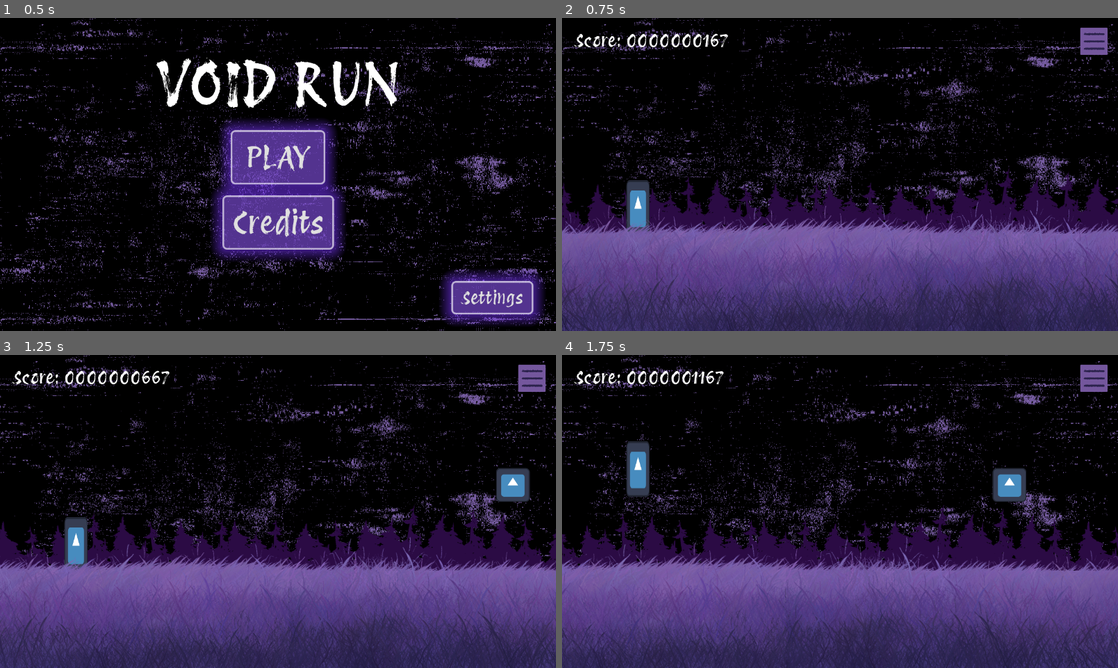
Above: before the commit, frames 1-4 (two rows, left to right).
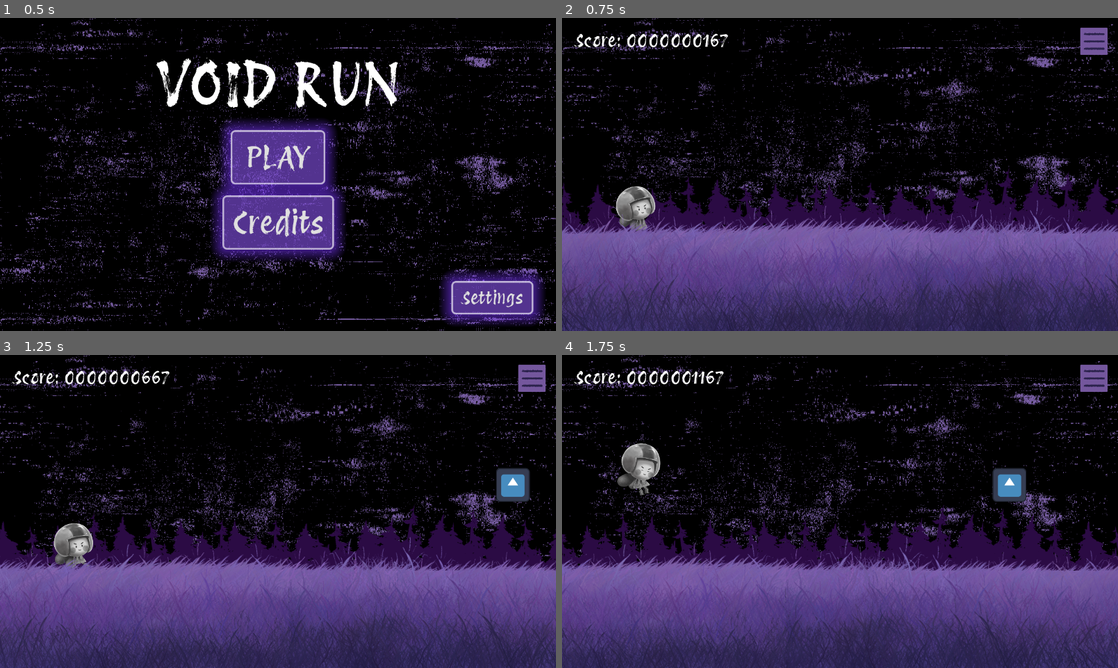
Above: after the commit, the same moments.

Repository: KeyraWebb/mobile-game-small-2025
Game: Godot game, scene res://Scenes/main_menu.tscn
Two runs of this game, one before a commit and one after it. Both use one fixed random seed, a clock stepped at 60 frames per second and the inputs below. The engine's default icon, where the game draws it, is replaced by a stand-in: a white triangle on a blue panel in a dark square.
Inputs (mouse positions are in pixels of both pictures, inside the frame that each line leads up to):
- Up to frame 1 (0.5 s): no input
- Up to frame 2 (0.75 s): click "PLAY" at 0.5 s
- Up to frame 3 (1.25 s): no input
- Up to frame 4 (1.75 s): move the mouse to (962, 495) at 1.27 s; hold W (Up) from 1.28 s (still down)

Frame 1 is identical in both runs. In frame 2, 0.8% of the frame differs, in the area x 9-17%, y 51-69%; in frame 3, 0.9%; in frame 4, 1.0%, in the area x 9-18%, y 27-46%.

Commit message:
feat(player): add animated sprites for player

Diff:
--- a/infinite-runner/Scenes/Objects/player.tscn
+++ b/infinite-runner/Scenes/Objects/player.tscn
@@ -1,12 +1,459 @@
-[gd_scene load_steps=5 format=3 uid="uid://bsdpfv0ogayj8"]
+[gd_scene load_steps=68 format=3 uid="uid://bsdpfv0ogayj8"]
 
 [ext_resource type="Script" uid="uid://dh1d8e54ta4pw" path="res://Scripts/player.gd" id="1_d51wf"]
-[ext_resource type="Texture2D" uid="uid://di76lu3eh2sl1" path="res://icon.svg" id="2_ophkl"]
 [ext_resource type="Script" uid="uid://bgiohf7bllssx" path="res://Scripts/camera.gd" id="2_p8o7k"]
+[ext_resource type="Texture2D" uid="uid://oowixihto302" path="res://Assets/Images/Player/Jump_helmetgirl.png" id="4_xbekk"]
+[ext_resource type="Texture2D" uid="uid://b6o7884n5ky2i" path="res://Assets/Images/Player/Walk_helmetgirl.png" id="5_5uqce"]
+
+[sub_resource type="AtlasTexture" id="AtlasTexture_h6i5h"]
+atlas = ExtResource("4_xbekk")
+region = Rect2(2080, 1647, 520, 549)
+
+[sub_resource type="AtlasTexture" id="AtlasTexture_y42te"]
+atlas = ExtResource("4_xbekk")
+region = Rect2(1560, 1647, 520, 549)
+
+[sub_resource type="AtlasTexture" id="AtlasTexture_2i876"]
+atlas = ExtResource("4_xbekk")
+region = Rect2(1040, 1647, 520, 549)
+
+[sub_resource type="AtlasTexture" id="AtlasTexture_jvxap"]
+atlas = ExtResource("4_xbekk")
+region = Rect2(520, 1647, 520, 549)
+
+[sub_resource type="AtlasTexture" id="AtlasTexture_0b04c"]
+atlas = ExtResource("4_xbekk")
+region = Rect2(0, 1647, 520, 549)
+
+[sub_resource type="AtlasTexture" id="AtlasTexture_6odyb"]
+atlas = ExtResource("4_xbekk")
+region = Rect2(0, 1647, 520, 549)
+
+[sub_resource type="AtlasTexture" id="AtlasTexture_1mxid"]
+atlas = ExtResource("4_xbekk")
+region = Rect2(520, 1647, 520, 549)
+
+[sub_resource type="AtlasTexture" id="AtlasTexture_h2jbs"]
+atlas = ExtResource("4_xbekk")
+region = Rect2(1040, 1647, 520, 549)
+
+[sub_resource type="AtlasTexture" id="AtlasTexture_ea56u"]
+atlas = ExtResource("4_xbekk")
+region = Rect2(1560, 1647, 520, 549)
+
+[sub_resource type="AtlasTexture" id="AtlasTexture_8ietw"]
+atlas = ExtResource("4_xbekk")
+region = Rect2(2080, 1647, 520, 549)
+
+[sub_resource type="AtlasTexture" id="AtlasTexture_5rt57"]
+atlas = ExtResource("4_xbekk")
+region = Rect2(0, 0, 520, 549)
+
+[sub_resource type="AtlasTexture" id="AtlasTexture_u2cyj"]
+atlas = ExtResource("4_xbekk")
+region = Rect2(520, 0, 520, 549)
+
+[sub_resource type="AtlasTexture" id="AtlasTexture_ymo74"]
+atlas = ExtResource("4_xbekk")
+region = Rect2(1040, 0, 520, 549)
+
+[sub_resource type="AtlasTexture" id="AtlasTexture_bp0mo"]
+atlas = ExtResource("4_xbekk")
+region = Rect2(1560, 0, 520, 549)
+
+[sub_resource type="AtlasTexture" id="AtlasTexture_uaqrc"]
+atlas = ExtResource("4_xbekk")
+region = Rect2(2080, 0, 520, 549)
+
+[sub_resource type="AtlasTexture" id="AtlasTexture_lq1qi"]
+atlas = ExtResource("4_xbekk")
+region = Rect2(0, 549, 520, 549)
+
+[sub_resource type="AtlasTexture" id="AtlasTexture_27tnr"]
+atlas = ExtResource("4_xbekk")
+region = Rect2(520, 549, 520, 549)
+
+[sub_resource type="AtlasTexture" id="AtlasTexture_3274e"]
+atlas = ExtResource("4_xbekk")
+region = Rect2(1040, 549, 520, 549)
+
+[sub_resource type="AtlasTexture" id="AtlasTexture_v7n4v"]
+atlas = ExtResource("4_xbekk")
+region = Rect2(1560, 549, 520, 549)
+
+[sub_resource type="AtlasTexture" id="AtlasTexture_glqjn"]
+atlas = ExtResource("4_xbekk")
+region = Rect2(2080, 549, 520, 549)
+
+[sub_resource type="AtlasTexture" id="AtlasTexture_4l8dh"]
+atlas = ExtResource("4_xbekk")
+region = Rect2(0, 1098, 520, 549)
+
+[sub_resource type="AtlasTexture" id="AtlasTexture_oxae2"]
+atlas = ExtResource("4_xbekk")
+region = Rect2(520, 1098, 520, 549)
+
+[sub_resource type="AtlasTexture" id="AtlasTexture_wc14k"]
+atlas = ExtResource("4_xbekk")
+region = Rect2(1040, 1098, 520, 549)
+
+[sub_resource type="AtlasTexture" id="AtlasTexture_6v78c"]
+atlas = ExtResource("4_xbekk")
+region = Rect2(1560, 1098, 520, 549)
+
+[sub_resource type="AtlasTexture" id="AtlasTexture_03qow"]
+atlas = ExtResource("4_xbekk")
+region = Rect2(2080, 1098, 520, 549)
+
+[sub_resource type="AtlasTexture" id="AtlasTexture_mytd1"]
+atlas = ExtResource("4_xbekk")
+region = Rect2(0, 1647, 520, 549)
+
+[sub_resource type="AtlasTexture" id="AtlasTexture_kkk37"]
+atlas = ExtResource("4_xbekk")
+region = Rect2(520, 1647, 520, 549)
+
+[sub_resource type="AtlasTexture" id="AtlasTexture_gra3g"]
+atlas = ExtResource("4_xbekk")
+region = Rect2(1040, 1647, 520, 549)
+
+[sub_resource type="AtlasTexture" id="AtlasTexture_0ykjt"]
+atlas = ExtResource("4_xbekk")
+region = Rect2(1560, 1647, 520, 549)
+
+[sub_resource type="AtlasTexture" id="AtlasTexture_34odq"]
+atlas = ExtResource("4_xbekk")
+region = Rect2(2080, 1647, 520, 549)
+
+[sub_resource type="AtlasTexture" id="AtlasTexture_kgbis"]
+atlas = ExtResource("5_5uqce")
+region = Rect2(0, 0, 520, 549)
+
+[sub_resource type="AtlasTexture" id="AtlasTexture_g4fta"]
+atlas = ExtResource("5_5uqce")
+region = Rect2(520, 0, 520, 549)
+
+[sub_resource type="AtlasTexture" id="AtlasTexture_rn5df"]
+atlas = ExtResource("5_5uqce")
+region = Rect2(1040, 0, 520, 549)
+
+[sub_resource type="AtlasTexture" id="AtlasTexture_1bkec"]
+atlas = ExtResource("5_5uqce")
+region = Rect2(1560, 0, 520, 549)
+
+[sub_resource type="AtlasTexture" id="AtlasTexture_tvp2y"]
+atlas = ExtResource("5_5uqce")
+region = Rect2(2080, 0, 520, 549)
+
+[sub_resource type="AtlasTexture" id="AtlasTexture_swcju"]
+atlas = ExtResource("5_5uqce")
+region = Rect2(0, 549, 520, 549)
+
+[sub_resource type="AtlasTexture" id="AtlasTexture_bjk7v"]
+atlas = ExtResource("5_5uqce")
+region = Rect2(520, 549, 520, 549)
+
+[sub_resource type="AtlasTexture" id="AtlasTexture_ywefo"]
+atlas = ExtResource("5_5uqce")
+region = Rect2(1040, 549, 520, 549)
+
+[sub_resource type="AtlasTexture" id="AtlasTexture_wanxr"]
+atlas = ExtResource("5_5uqce")
+region = Rect2(1560, 549, 520, 549)
+
+[sub_resource type="AtlasTexture" id="AtlasTexture_f816i"]
+atlas = ExtResource("5_5uqce")
+region = Rect2(2080, 549, 520, 549)
+
+[sub_resource type="AtlasTexture" id="AtlasTexture_3uhll"]
+atlas = ExtResource("5_5uqce")
+region = Rect2(0, 1098, 520, 549)
+
+[sub_resource type="AtlasTexture" id="AtlasTexture_curc8"]
+atlas = ExtResource("5_5uqce")
+region = Rect2(520, 1098, 520, 549)
+
+[sub_resource type="AtlasTexture" id="AtlasTexture_ie0gn"]
+atlas = ExtResource("5_5uqce")
+region = Rect2(1040, 1098, 520, 549)
+
+[sub_resource type="AtlasTexture" id="AtlasTexture_aqn4g"]
+atlas = ExtResource("5_5uqce")
+region = Rect2(1560, 1098, 520, 549)
+
+[sub_resource type="AtlasTexture" id="AtlasTexture_p2va4"]
+atlas = ExtResource("5_5uqce")
+region = Rect2(2080, 1098, 520, 549)
+
+[sub_resource type="AtlasTexture" id="AtlasTexture_nqigt"]
+atlas = ExtResource("5_5uqce")
+region = Rect2(0, 1647, 520, 549)
+
+[sub_resource type="AtlasTexture" id="AtlasTexture_1b5i0"]
+atlas = ExtResource("5_5uqce")
+region = Rect2(520, 1647, 520, 549)
+
+[sub_resource type="AtlasTexture" id="AtlasTexture_yu8t6"]
+atlas = ExtResource("5_5uqce")
+region = Rect2(1040, 1647, 520, 549)
+
+[sub_resource type="AtlasTexture" id="AtlasTexture_7ihj2"]
+atlas = ExtResource("5_5uqce")
+region = Rect2(1560, 1647, 520, 549)
+
+[sub_resource type="AtlasTexture" id="AtlasTexture_uau3f"]
+atlas = ExtResource("5_5uqce")
+region = Rect2(2080, 1647, 520, 549)
+
+[sub_resource type="SpriteFrames" id="SpriteFrames_d25y8"]
+animations = [{
+"frames": [{
+"duration": 1.0,
+"texture": SubResource("AtlasTexture_h6i5h")
+}, {
+"duration": 1.0,
+"texture": SubResource("AtlasTexture_y42te")
+}, {
+"duration": 1.0,
+"texture": SubResource("AtlasTexture_2i876")
+}, {
+"duration": 1.0,
+"texture": SubResource("AtlasTexture_jvxap")
+}, {
+"duration": 1.0,
+"texture": SubResource("AtlasTexture_0b04c")
+}, {
+"duration": 1.0,
+"texture": SubResource("AtlasTexture_6odyb")
+}, {
+"duration": 1.0,
+"texture": SubResource("AtlasTexture_1mxid")
+}, {
+"duration": 1.0,
+"texture": SubResource("AtlasTexture_h2jbs")
+}, {
+"duration": 1.0,
+"texture": SubResource("AtlasTexture_ea56u")
+}, {
+"duration": 1.0,
+"texture": SubResource("AtlasTexture_8ietw")
+}],
+"loop": true,
+"name": &"Fall",
+"speed": 30.0
+}, {
+"frames": [{
+"duration": 1.0,
+"texture": SubResource("AtlasTexture_5rt57")
+}, {
+"duration": 1.0,
+"texture": SubResource("AtlasTexture_u2cyj")
+}, {
+"duration": 1.0,
+"texture": SubResource("AtlasTexture_ymo74")
+}, {
+"duration": 1.0,
+"texture": SubResource("AtlasTexture_bp0mo")
+}, {
+"duration": 1.0,
+"texture": SubResource("AtlasTexture_uaqrc")
+}, {
+"duration": 1.0,
+"texture": SubResource("AtlasTexture_lq1qi")
+}, {
+"duration": 1.0,
+"texture": SubResource("AtlasTexture_27tnr")
+}, {
+"duration": 1.0,
+"texture": SubResource("AtlasTexture_3274e")
+}, {
+"duration": 1.0,
+"texture": SubResource("AtlasTexture_v7n4v")
+}, {
+"duration": 1.0,
+"texture": SubResource("AtlasTexture_glqjn")
+}, {
+"duration": 1.0,
+"texture": SubResource("AtlasTexture_4l8dh")
+}, {
+"duration": 1.0,
+"texture": SubResource("AtlasTexture_oxae2")
+}, {
+"duration": 1.0,
+"texture": SubResource("AtlasTexture_wc14k")
+}, {
+"duration": 1.0,
+"texture": SubResource("AtlasTexture_6v78c")
+}, {
+"duration": 1.0,
+"texture": SubResource("AtlasTexture_03qow")
+}, {
+"duration": 1.0,
+"texture": SubResource("AtlasTexture_mytd1")
+}, {
+"duration": 1.0,
+"texture": SubResource("AtlasTexture_kkk37")
+}, {
+"duration": 1.0,
+"texture": SubResource("AtlasTexture_gra3g")
+}, {
+"duration": 1.0,
+"texture": SubResource("AtlasTexture_0ykjt")
+}, {
+"duration": 1.0,
+"texture": SubResource("AtlasTexture_34odq")
+}],
+"loop": false,
+"name": &"Jump",
+"speed": 30.0
+}, {
+"frames": [{
+"duration": 1.0,
+"texture": SubResource("AtlasTexture_kgbis")
+}, {
+"duration": 1.0,
+"texture": SubResource("AtlasTexture_g4fta")
+}, {
+"duration": 1.0,
+"texture": SubResource("AtlasTexture_rn5df")
+}, {
+"duration": 1.0,
+"texture": SubResource("AtlasTexture_1bkec")
+}, {
+"duration": 1.0,
+"texture": SubResource("AtlasTexture_tvp2y")
+}, {
+"duration": 1.0,
+"texture": SubResource("AtlasTexture_swcju")
+}, {
+"duration": 1.0,
+"texture": SubResource("AtlasTexture_bjk7v")
+}, {
+"duration": 1.0,
+"texture": SubResource("AtlasTexture_ywefo")
+}, {
+"duration": 1.0,
+"texture": SubResource("AtlasTexture_wanxr")
+}, {
+"duration": 1.0,
+"texture": SubResource("AtlasTexture_f816i")
+}, {
+"duration": 1.0,
+"texture": SubResource("AtlasTexture_3uhll")
+}, {
+"duration": 1.0,
+"texture": SubResource("AtlasTexture_curc8")
+}, {
+"duration": 1.0,
+"texture": SubResource("AtlasTexture_ie0gn")
+}, {
+"duration": 1.0,
+"texture": SubResource("AtlasTexture_aqn4g")
+}, {
+"duration": 1.0,
+"texture": SubResource("AtlasTexture_p2va4")
+}, {
+"duration": 1.0,
+"texture": SubResource("AtlasTexture_nqigt")
+}, {
+"duration": 1.0,
+"texture": SubResource("AtlasTexture_1b5i0")
+}, {
+"duration": 1.0,
+"texture": SubResource("AtlasTexture_yu8t6")
+}, {
+"duration": 1.0,
+"texture": SubResource("AtlasTexture_7ihj2")
+}, {
+"duration": 1.0,
+"texture": SubResource("AtlasTexture_uau3f")
+}],
+"loop": true,
+"name": &"Walk",
+"speed": 30.0
+}]
+
+[sub_resource type="AtlasTexture" id="AtlasTexture_dfgsd"]
+atlas = ExtResource("4_xbekk")
+region = Rect2(0, 1647, 520, 549)
+
+[sub_resource type="AtlasTexture" id="AtlasTexture_xbekk"]
+atlas = ExtResource("4_xbekk")
+region = Rect2(520, 1647, 520, 549)
+
+[sub_resource type="AtlasTexture" id="AtlasTexture_5uqce"]
+atlas = ExtResource("4_xbekk")
+region = Rect2(1040, 1647, 520, 549)
+
+[sub_resource type="AtlasTexture" id="AtlasTexture_d25y8"]
+atlas = ExtResource("4_xbekk")
+region = Rect2(1560, 1647, 520, 549)
+
+[sub_resource type="AtlasTexture" id="AtlasTexture_s4tdx"]
+atlas = ExtResource("4_xbekk")
+region = Rect2(2080, 1647, 520, 549)
+
+[sub_resource type="AtlasTexture" id="AtlasTexture_h6ikd"]
+atlas = ExtResource("4_xbekk")
+region = Rect2(2080, 1647, 520, 549)
+
+[sub_resource type="AtlasTexture" id="AtlasTexture_dasuw"]
+atlas = ExtResource("4_xbekk")
+region = Rect2(1560, 1647, 520, 549)
+
+[sub_resource type="AtlasTexture" id="AtlasTexture_js6hq"]
+atlas = ExtResource("4_xbekk")
+region = Rect2(1040, 1647, 520, 549)
+
+[sub_resource type="AtlasTexture" id="AtlasTexture_e78nj"]
+atlas = ExtResource("4_xbekk")
+region = Rect2(520, 1647, 520, 549)
+
+[sub_resource type="AtlasTexture" id="AtlasTexture_vbqjm"]
+atlas = ExtResource("4_xbekk")
+region = Rect2(0, 1647, 520, 549)
+
+[sub_resource type="SpriteFrames" id="SpriteFrames_dvwgy"]
+animations = [{
+"frames": [{
+"duration": 1.0,
+"texture": SubResource("AtlasTexture_dfgsd")
+}, {
+"duration": 1.0,
+"texture": SubResource("AtlasTexture_xbekk")
+}, {
+"duration": 1.0,
+"texture": SubResource("AtlasTexture_5uqce")
+}, {
+"duration": 1.0,
+"texture": SubResource("AtlasTexture_d25y8")
+}, {
+"duration": 1.0,
+"texture": SubResource("AtlasTexture_s4tdx")
+}, {
+"duration": 1.0,
+"texture": SubResource("AtlasTexture_h6ikd")
+}, {
+"duration": 1.0,
+"texture": SubResource("AtlasTexture_dasuw")
+}, {
+"duration": 1.0,
+"texture": SubResource("AtlasTexture_js6hq")
+}, {
+"duration": 1.0,
+"texture": SubResource("AtlasTexture_e78nj")
+}, {
+"duration": 1.0,
+"texture": SubResource("AtlasTexture_vbqjm")
+}],
+"loop": true,
+"name": &"Slide",
+"speed": 30.0
+}]
 
 [sub_resource type="CapsuleShape2D" id="CapsuleShape2D_e3hpu"]
 radius = 27.0
-height = 126.0
+height = 108.0
 
 [node name="Player" type="CharacterBody2D"]
 position = Vector2(112, 328)
@@ -20,21 +467,29 @@
 minLength = 100
 allowance = 50
 
-[node name="Upright Sprite" type="Sprite2D" parent="."]
-scale = Vector2(0.42, 1)
-texture = ExtResource("2_ophkl")
-
-[node name="Slide Sprite" type="Sprite2D" parent="."]
+[node name="Upright Sprite" type="AnimatedSprite2D" parent="."]
+scale = Vector2(0.25, 0.25)
+sprite_frames = SubResource("SpriteFrames_d25y8")
+animation = &"Walk"
+autoplay = "Walk"
+
+[node name="Slide Sprite" type="AnimatedSprite2D" parent="."]
 visible = false
-position = Vector2(0, 37)
+position = Vector2(0, 52)
 rotation = -1.57079
-scale = Vector2(0.42, 1)
-texture = ExtResource("2_ophkl")
+scale = Vector2(0.25, 0.25)
+sprite_frames = SubResource("SpriteFrames_dvwgy")
+animation = &"Slide"
+autoplay = "Slide"
+frame_progress = 0.159478
 
 [node name="Jump Collider" type="CollisionShape2D" parent="."]
+position = Vector2(0, 10)
 shape = SubResource("CapsuleShape2D_e3hpu")
 
 [node name="Slide Collider" type="CollisionShape2D" parent="."]
 position = Vector2(0, 36)
 rotation = 1.57079
 shape = SubResource("CapsuleShape2D_e3hpu")
+
+[connection signal="animation_finished" from="Upright Sprite" to="." method="_on_upright_sprite_animation_finished"]
--- a/infinite-runner/Scenes/credits.tscn
+++ b/infinite-runner/Scenes/credits.tscn
@@ -57,6 +57,12 @@
 text = "Brush Packs used to help make assets - Devin Elle Kurtz"
 horizontal_alignment = 1
 
+[node name="Label2" type="Label" parent="PanelContainer/BoxContainer/VBoxContainer2"]
+layout_mode = 2
+theme_override_font_sizes/font_size = 30
+text = "Player character asset - RedMars on itch.io"
+horizontal_alignment = 1
+
 [node name="Button" type="Button" parent="PanelContainer/BoxContainer"]
 layout_mode = 2
 size_flags_horizontal = 4
--- a/infinite-runner/Scripts/obstacle_spawner.gd
+++ b/infinite-runner/Scripts/obstacle_spawner.gd
@@ -22,7 +22,6 @@
 	if spawnCount >= 0:
 		spawnTimer.start(frequency)
 		spawnCount -= 1
-	print("spawn")
 
 func _on_despawn_zone_area_entered(area: Area2D) -> void:
 	area.queue_free()
--- a/infinite-runner/Scripts/player.gd
+++ b/infinite-runner/Scripts/player.gd
@@ -15,6 +15,8 @@
 var sliding = false
 var currentSlide = 0
 var currentSpeed
+
+var jumping = false
 
 func _input(event: InputEvent) -> void:
 	if Input.is_action_just_pressed("Up"):
@@ -40,6 +42,10 @@
 		else:
 			DisableSlide()
 
+	if uprightSprite.animation == "Fall" && jumping && is_on_floor():
+		uprightSprite.play("Walk")
+		jumping = false
+
 	#infinite run
 	velocity.x = 1 * currentSpeed
 	currentSpeed += delta * speedModifier
@@ -49,6 +55,11 @@
 func _on_swipeup():
 	if is_on_floor():
 		velocity.y = JUMP_VELOCITY
+
+		#animation control
+		jumping = true
+		uprightSprite.play("Jump")
+
 		if sliding: #terminate slide
 			DisableSlide()
 
@@ -72,6 +83,11 @@
 	jumpCollider.disabled = false
 	uprightSprite.visible = true
 	slideSprite.visible = false
+	uprightSprite.play("Walk")
 
 func Hit():
 	gameOver.gameOver()
+
+func _on_upright_sprite_animation_finished() -> void:
+	if uprightSprite.animation == "Jump":
+		uprightSprite.play("Fall")
Binary file added: infinite-runner/Assets/Images/Player/Jump_helmetgirl.png
Not shown, added: infinite-runner/Assets/Images/Player/Jump_helmetgirl.png.import
Binary file added: infinite-runner/Assets/Images/Player/Walk_helmetgirl.png
Not shown, added: infinite-runner/Assets/Images/Player/Walk_helmetgirl.png.import
